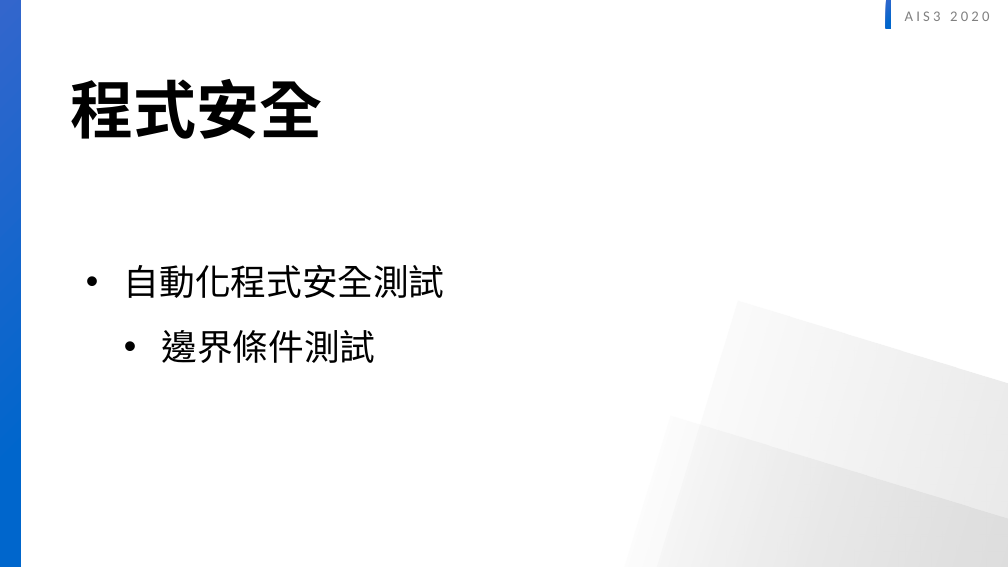
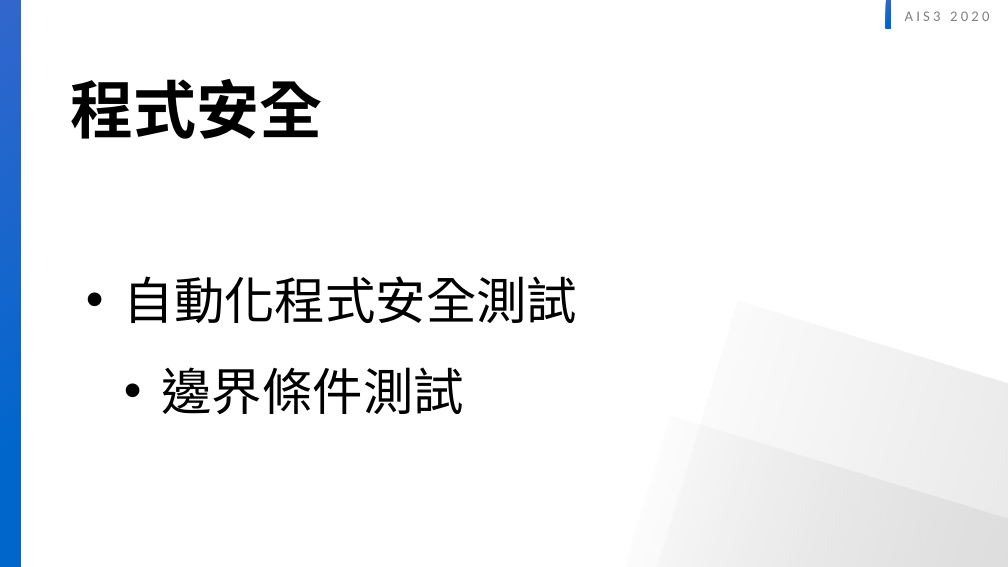
Before and after one commit to twinklestar03/AIS3-Dragon, a slide deck: slide 10 of Slide/AIS3 dragon security .pptx. Drawn at 1008x567 pixels with LibreOffice and Linux fonts; fonts in the diff are those of the drawing. Boxes give left, top, right and bottom in pixels: in the first picture for what was removed or moved away, otherwise in the second. Text is boxed around its words. In the diff, an @@ line names an element or a change of style, - is before the commit and + after.

```diff
--- a/Slide/AIS3 dragon security .pptx
+++ b/Slide/AIS3 dragon security .pptx
@@ text "自動化程式安全測試" at bbox=[124, 276, 578, 414]: size 34 to 48 pt @@
```
Also in this commit, not shown: 6 other slides changed, 1 slide added, 1 slide removed.
